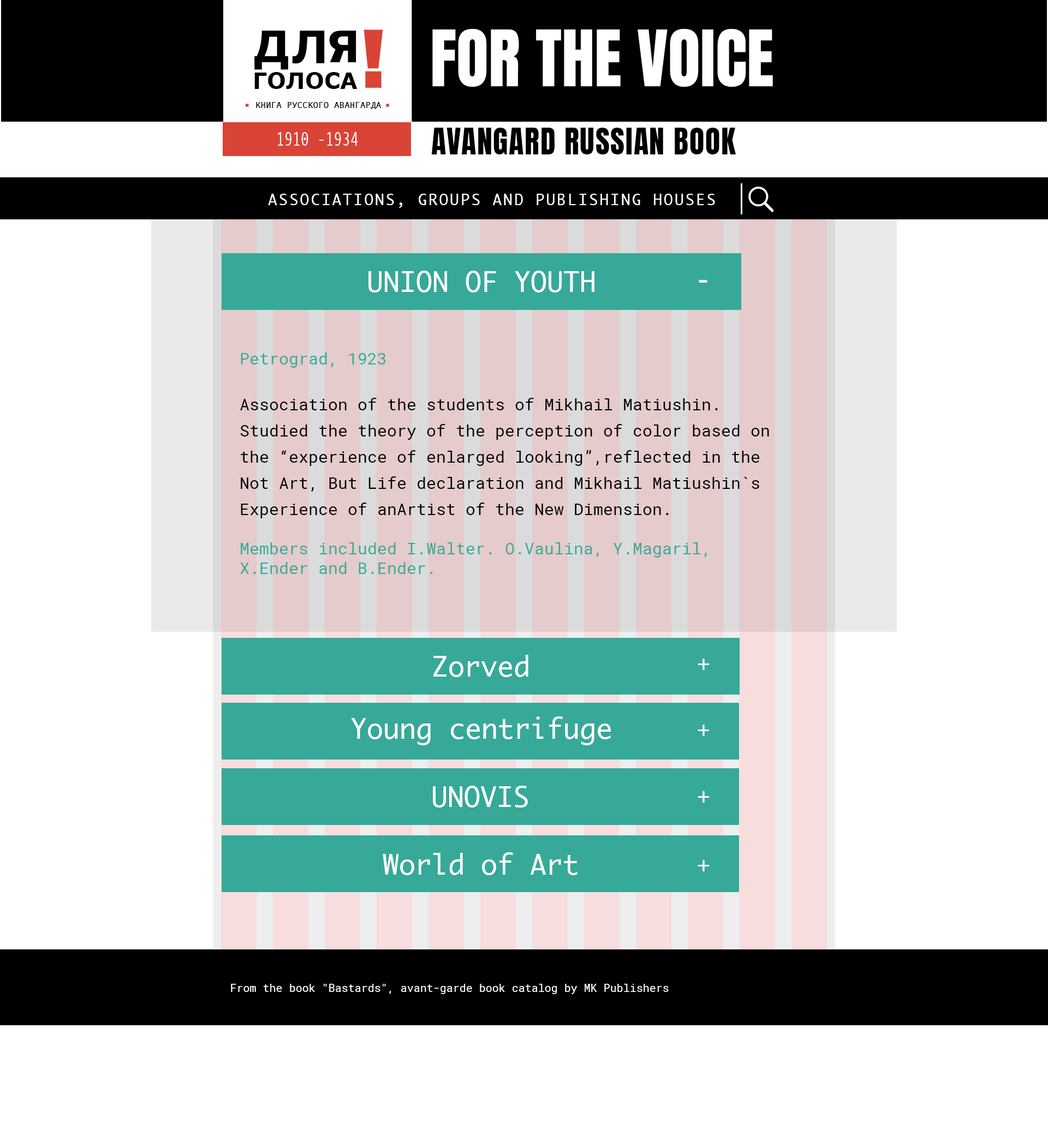
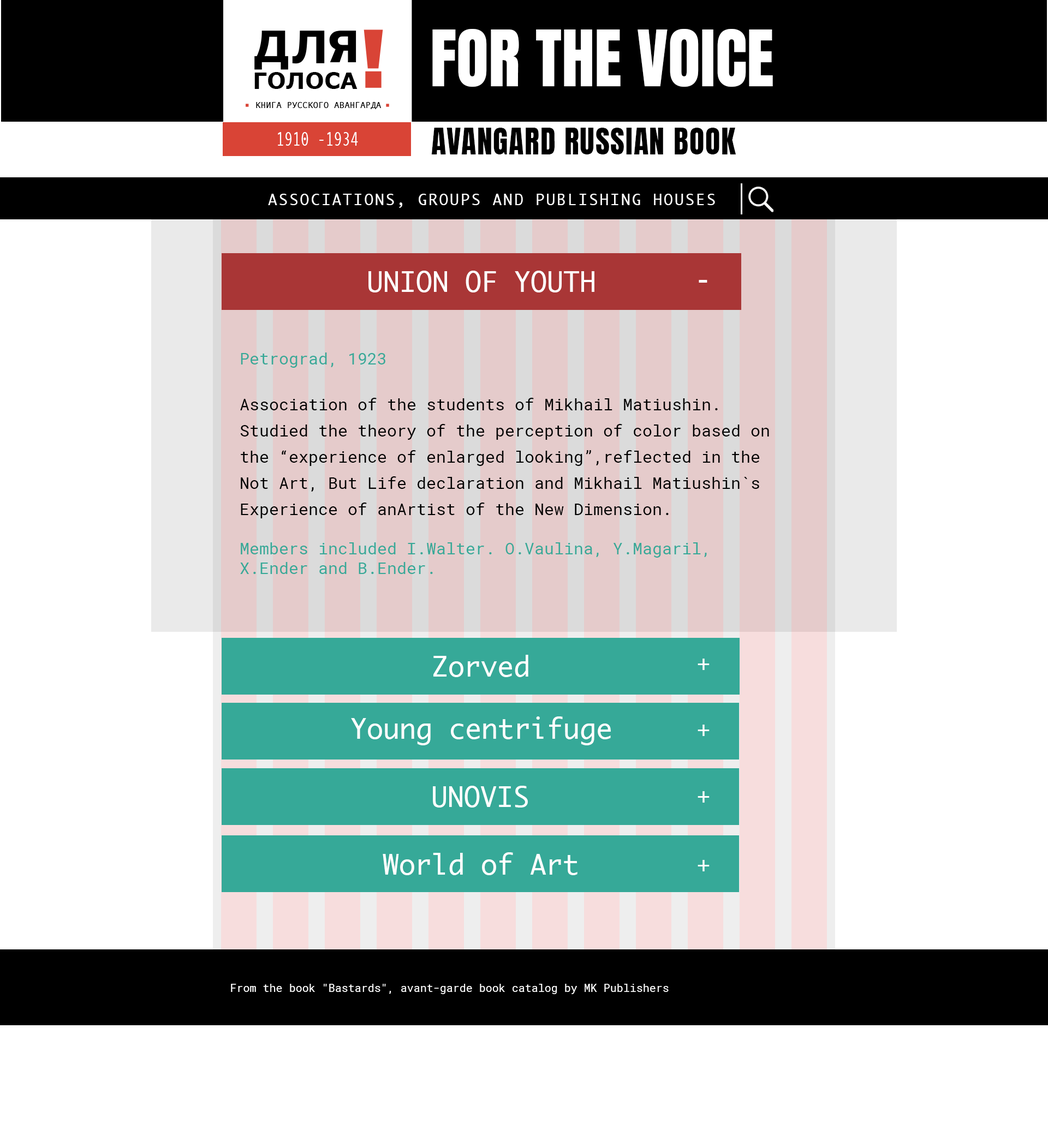
Before/after of a (1048, 1148) layered artwork. What changed in the layer stack:
painted on "rectArticle" over left=221, top=253, right=742, bottom=311
